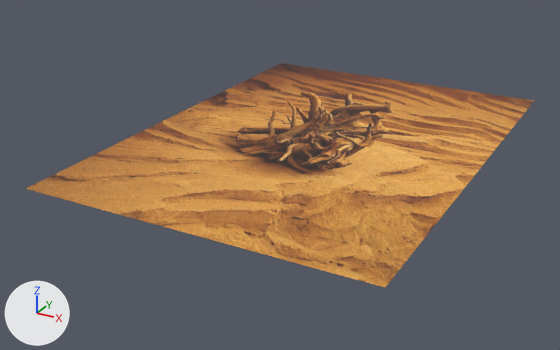
The FBX model RabiesX_WIN_XBOX/Content/Models/desertterrain.fbx, before and after one commit.
The view is the same before and after, from a 50 mm camera at (1.91, -3.85, 1.67) aimed at (-0.14, -0.11, -0.2). The lights are fixed; the arrows at lower left show +X, +Y and +Z. Where no turn or scale is listed for an object, it has been applied to the vertices.
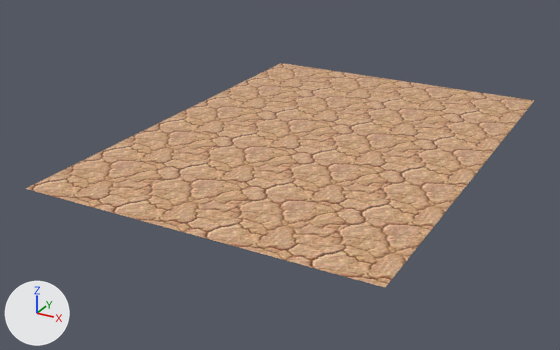
Scene script edits in JSON lines:
```json
{"op": "add", "block": "img_desertmud_jpg", "code": ["img_desertmud_jpg = load_image('desertmud.jpg', '../Textures/desertmud.jpg', 1024, 1024, 'sRGB')"]}
{"op": "add", "block": "mat_phong2", "code": ["mat_phong2 = principled_material('phong2')", "mat_phong2.texture = img_desertmud_jpg", "mat_phong2.roughness = 0.553"]}
{"block": "me_pplane1_ncl1_1", "where": "# used by ob_pplane1; location = (0.002, 0.069, 0.0)"}
{"op": "remove", "block": "me_pplane1_ncl1_1", "code": "me_pplane1_ncl1_1.from_pydata(...)  # 4 vertices, 1 face; spans x -0.99..0.99, y -1.37..1.37, z 0.0"}
{"op": "remove", "block": "me_pplane1_ncl1_1", "code": "me_pplane1_ncl1_1.materials.append(mat_phong1)  # picture img_desertwithstump_jpg"}
{"op": "add", "block": "me_pplane1_ncl1_1", "code": "me_pplane1_ncl1_1.from_pydata(...)  # 2631 vertices, 2530 faces; spans x -0.99..0.99, y -1.37..1.37, z 0.0"}
{"block": "me_pplane1_ncl1_1", "change": "me_pplane1_ncl1_1 part 1: 2627 vertices added at x -0.99..0.99, y -1.37..1.37, z 0.0"}
{"op": "add", "block": "me_pplane1_ncl1_1", "code": "me_pplane1_ncl1_1.materials.append(mat_phong2)  # picture img_desertmud_jpg"}
```

Location of each change, [x1, y1, x2, y2] in pixels of the pictures (560 x 350 px):
```json
{"part": 1, "of": "me_pplane1_ncl1_1", "change": "added", "after": [26, 63, 534, 288], "on screen": "brown"}
```
